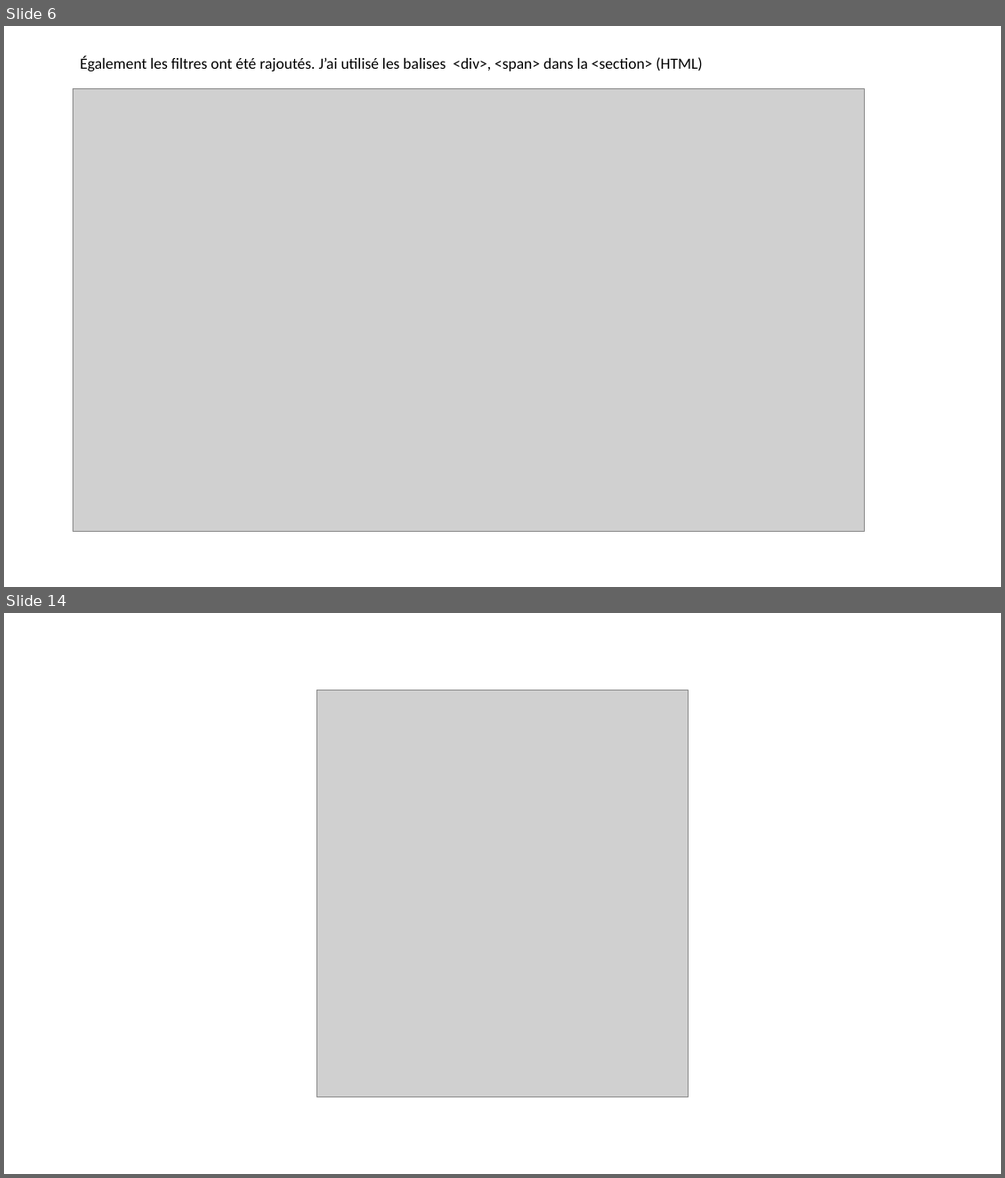
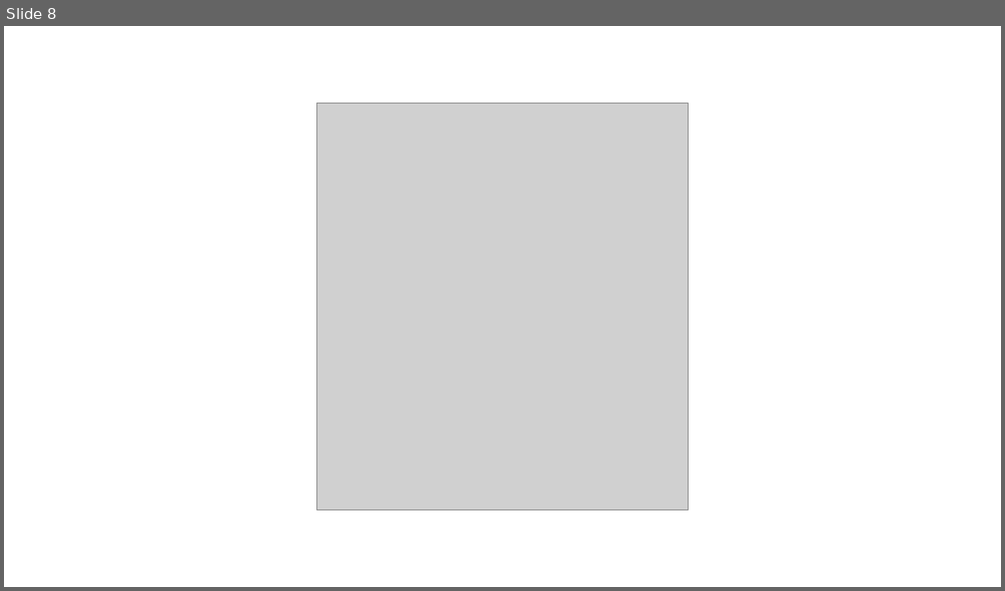
Before and after one commit to SergeMiro/sergiyMirochnyk_2_30032021, a slide deck: PRESENTATION-SergiyMirochnyk-_2_30032021.pptx. Shown one above the other, each under a label of ours: slides 6 and 14 before the commit, slide 8 after it; the slides between them are not shown. The pictures are 1005x1178 and 1005x591 pixels, drawn with LibreOffice and Linux fonts; fonts in the diff are those of the drawing; grey boxes stand for pictures. Boxes give left, top, right and bottom in pixels: in the first picture for what was removed or moved away, otherwise in the second. Text is boxed around its words. In the diff, an @@ line names an element or a change of style, - is before the commit and + after.

```diff
--- a/PRESENTATION-SergiyMirochnyk-_2_30032021.pptx
+++ b/PRESENTATION-SergiyMirochnyk-_2_30032021.pptx
@@ slide 6 removed at (4, 26, 1001, 587), background #FFFFFF @@
@@ title removed at (80, 55, 702, 71) @@
-Également les filtres ont été rajoutés. J’ai utilisé les balises <div>, <span> dans la <section> (HTML)
@@ picture removed at (73, 88, 865, 531) @@
@@ what was slide 14 is now slide 8 @@
```
Also in this commit, not shown: 1 slide changed, 6 slides added, 11 other slides removed, 3 other files.
